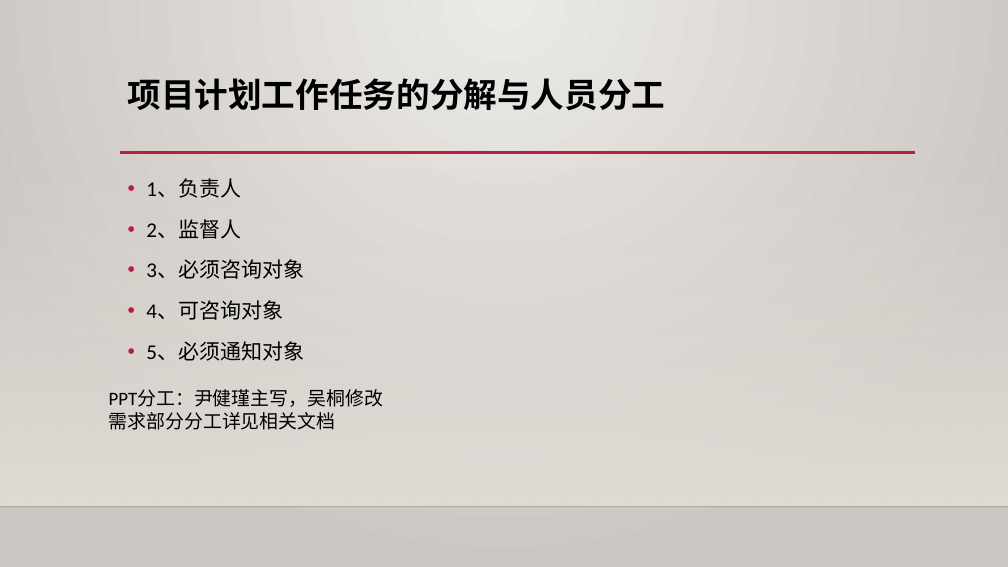
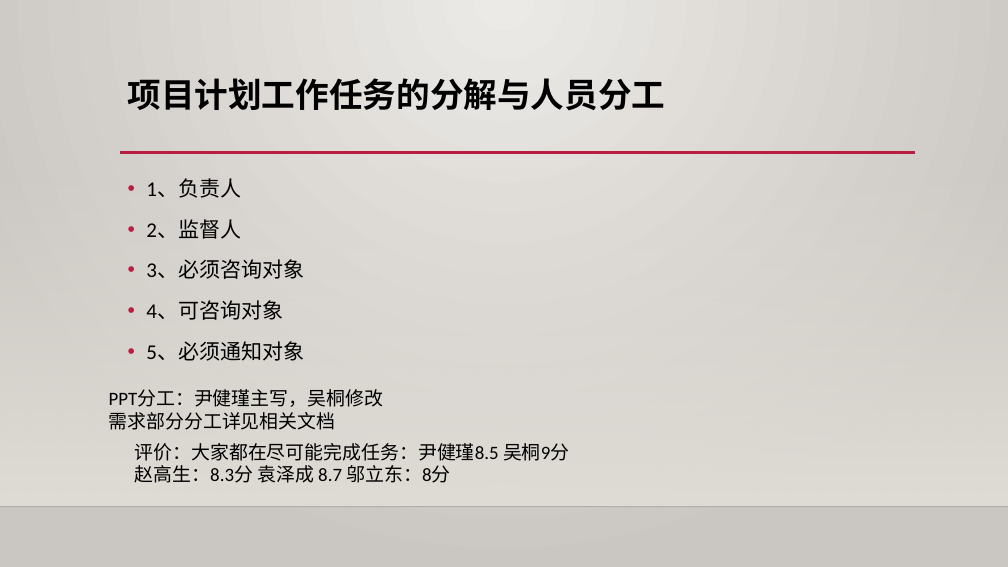
Before and after one commit to shangzhaoxiaozi/PRD-21, a slide deck: slide 18 of PRD-21-C2/非受控文档/项目评审文档/软件工程系列课程教学网站项目计划.pptx. Drawn at 1008x567 pixels with LibreOffice and Linux fonts; fonts in the diff are those of the drawing; background and template pictures are left out. Boxes give left, top, right and bottom in pixels: in the first picture for what was removed or moved away, otherwise in the second. Text is boxed around its words. In the diff, an @@ line names an element or a change of style, - is before the commit and + after.

```diff
--- a/PRD-21-C2/非受控文档/项目评审文档/软件工程系列课程教学网站项目计划.pptx
+++ b/PRD-21-C2/非受控文档/项目评审文档/软件工程系列课程教学网站项目计划.pptx
@@ text added at bbox=[135, 443, 569, 483], 18 pt, text #000000 @@
+评价：大家都在尽可能完成任务：尹健瑾8.5 吴桐9分
+赵高生：8.3分 袁泽成 8.7 邬立东：8分
```
Also in this commit, not shown: 2 other files.
